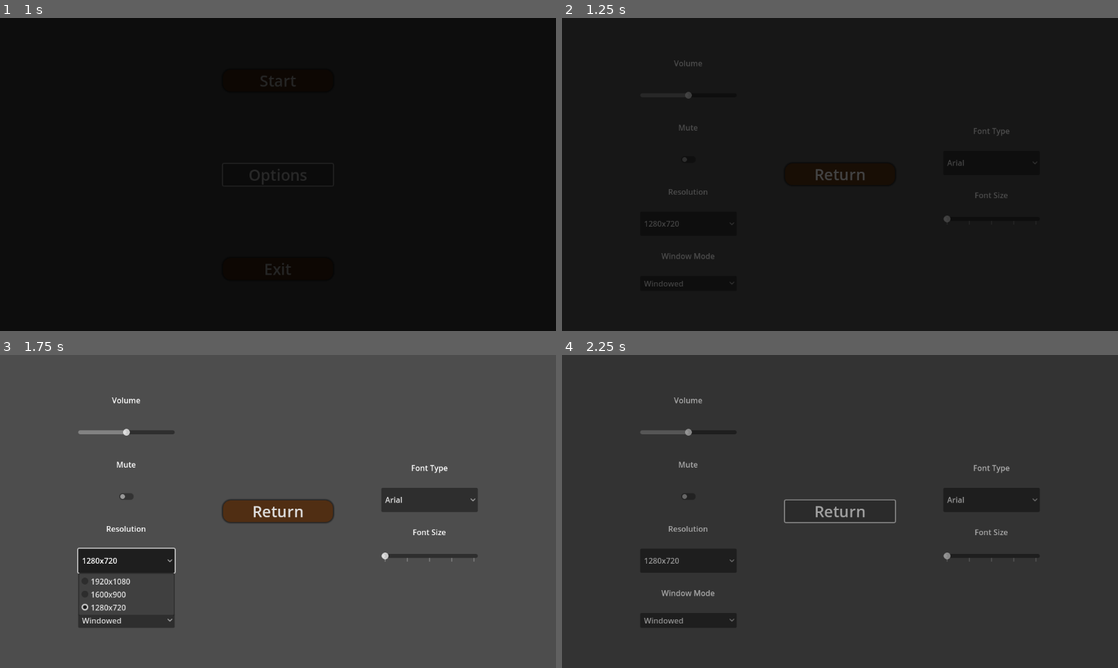
Above: before the commit, frames 1-4 (two rows, left to right).
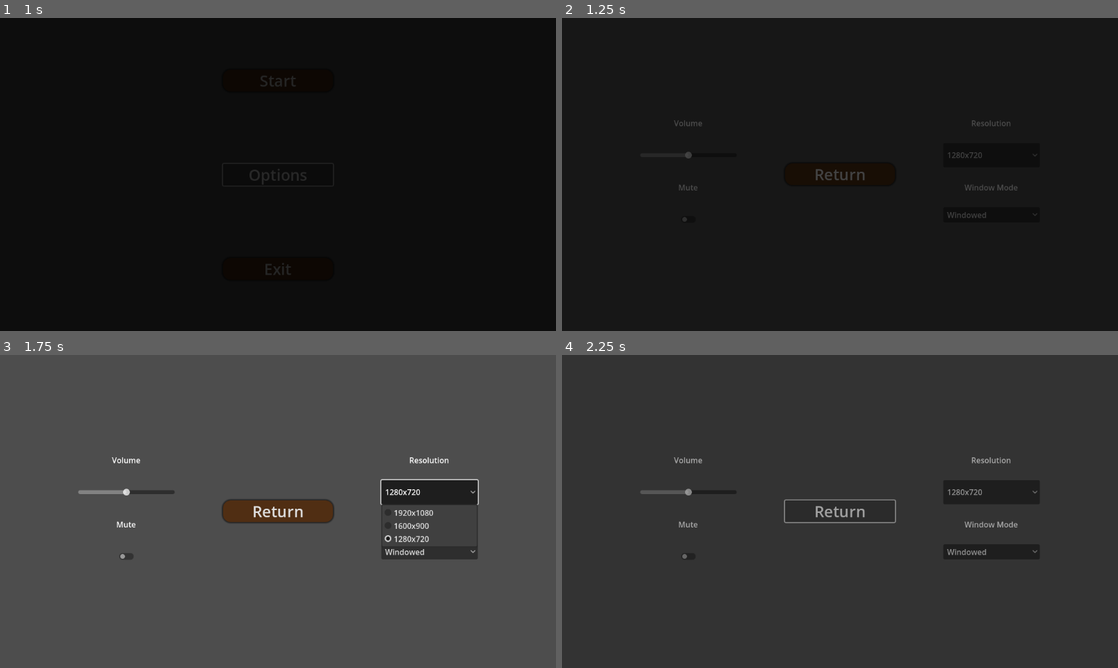
Above: after the commit, the same moments.

Repository: cannnAvar/mavi-oda
Game: Godot game, scene res://main_menu.tscn
The game is run twice, just before and just after one commit, with the same random seed, the same clock (stepped at 60 frames per second) and the same inputs. The engine's default icon, where the game draws it, is replaced by a stand-in: a white triangle on a blue panel in a dark square.
Inputs:
- Up to frame 1 (1 s): click "Options" at 0.5 s
- Up to frame 2 (1.25 s): no input
- Up to frame 3 (1.75 s): click "1280x720" at 1.25 s
- Up to frame 4 (2.25 s): click "Return" at 2 s

Frame 1 is identical in both runs. In frame 2, 0.7% of the frame differs, in the area x 14-86%, y 13-86%; in frame 3, 4.8%, in the area x 13-87%, y 13-88%; in frame 4, 1.2%.

Commit message:
Minor Option Fixes
Removed unused UI elements

Diff:
--- a/options.gd
+++ b/options.gd
@@ -10,6 +10,12 @@
 
 func _on_mute_toggled(toggled_on: bool) -> void:
 	AudioServer.set_bus_mute(0,toggled_on)
+
+
+
+func _on_return_pressed() -> void:
+	ChangeScene.change_scene("res://main_menu.tscn")
+
 
 
 func _on_resolutions_item_selected(index: int) -> void:
@@ -28,15 +34,3 @@
 			DisplayServer.window_set_mode(DisplayServer.WINDOW_MODE_WINDOWED)
 		1:
 			DisplayServer.window_set_mode(DisplayServer.WINDOW_MODE_FULLSCREEN)
-
-func _on_return_pressed() -> void:
-	ChangeScene.change_scene("res://main_menu.tscn")
-
-
-
-func _on_font_types_item_selected(index: int) -> void:
-	pass # Replace with function body.
-
-
-func _on_font_size_slider_value_changed(value: float) -> void:
-	pass # Replace with function body.
--- a/options.tscn
+++ b/options.tscn
@@ -1,6 +1,6 @@
 [gd_scene load_steps=3 format=3 uid="uid://dtuwro7ccrsiv"]
 
-[ext_resource type="Script" uid="uid://c461cfuvtciu1" path="res://ui_elements/options.gd" id="1_n3p6i"]
+[ext_resource type="Script" uid="uid://c461cfuvtciu1" path="res://options.gd" id="1_n3p6i"]
 
 [sub_resource type="StyleBoxFlat" id="StyleBoxFlat_5v8ap"]
 bg_color = Color(0.3137255, 0.18039216, 0.07450981, 1)
@@ -63,37 +63,6 @@
 size_flags_horizontal = 4
 size_flags_vertical = 4
 
-[node name="ResolutionLabel" type="Label" parent="MarginContainer/HBoxContainer/LeftSide"]
-layout_mode = 2
-size_flags_horizontal = 4
-text = "Resolution"
-
-[node name="Resolutions" type="OptionButton" parent="MarginContainer/HBoxContainer/LeftSide"]
-custom_minimum_size = Vector2(0, 50)
-layout_mode = 2
-selected = 2
-item_count = 3
-popup/item_0/text = "1920x1080"
-popup/item_0/id = 0
-popup/item_1/text = "1600x900"
-popup/item_1/id = 1
-popup/item_2/text = "1280x720"
-popup/item_2/id = 2
-
-[node name="WindowModeLabel" type="Label" parent="MarginContainer/HBoxContainer/LeftSide"]
-layout_mode = 2
-size_flags_horizontal = 4
-text = "Window Mode"
-
-[node name="WindowModes" type="OptionButton" parent="MarginContainer/HBoxContainer/LeftSide"]
-layout_mode = 2
-selected = 0
-item_count = 2
-popup/item_0/text = "Windowed"
-popup/item_0/id = 0
-popup/item_1/text = "Fullscreen"
-popup/item_1/id = 1
-
 [node name="Middle" type="VBoxContainer" parent="MarginContainer/HBoxContainer"]
 layout_mode = 2
 size_flags_horizontal = 4
@@ -109,44 +78,45 @@
 text = "Return"
 
 [node name="RightSide" type="VBoxContainer" parent="MarginContainer/HBoxContainer"]
+custom_minimum_size = Vector2(200, 236)
 layout_mode = 2
 size_flags_horizontal = 4
 size_flags_vertical = 4
 theme_override_constants/separation = 30
 
-[node name="FontTypeLabel" type="Label" parent="MarginContainer/HBoxContainer/RightSide"]
+[node name="ResolutionLabel" type="Label" parent="MarginContainer/HBoxContainer/RightSide"]
 layout_mode = 2
 size_flags_horizontal = 4
-text = "Font Type"
+text = "Resolution"
 
-[node name="FontTypes" type="OptionButton" parent="MarginContainer/HBoxContainer/RightSide"]
+[node name="Resolutions" type="OptionButton" parent="MarginContainer/HBoxContainer/RightSide"]
 custom_minimum_size = Vector2(0, 50)
 layout_mode = 2
-selected = 0
+selected = 2
 item_count = 3
-popup/item_0/text = "Arial"
+popup/item_0/text = "1920x1080"
 popup/item_0/id = 0
-popup/item_1/text = "Times New Roman"
+popup/item_1/text = "1600x900"
 popup/item_1/id = 1
-popup/item_2/text = "Pixelated"
+popup/item_2/text = "1280x720"
 popup/item_2/id = 2
 
-[node name="FontSizeLabel" type="Label" parent="MarginContainer/HBoxContainer/RightSide"]
+[node name="WindowModeLabel" type="Label" parent="MarginContainer/HBoxContainer/RightSide"]
 layout_mode = 2
 size_flags_horizontal = 4
-text = "Font Size"
+text = "Window Mode"
 
-[node name="FontSizeSlider" type="HSlider" parent="MarginContainer/HBoxContainer/RightSide"]
-custom_minimum_size = Vector2(200, 0)
+[node name="WindowModes" type="OptionButton" parent="MarginContainer/HBoxContainer/RightSide"]
 layout_mode = 2
-step = 25.0
-tick_count = 5
-ticks_on_borders = true
+selected = 0
+item_count = 2
+popup/item_0/text = "Windowed"
+popup/item_0/id = 0
+popup/item_1/text = "Fullscreen"
+popup/item_1/id = 1
 
 [connection signal="value_changed" from="MarginContainer/HBoxContainer/LeftSide/Volume" to="." method="_on_volume_value_changed"]
 [connection signal="toggled" from="MarginContainer/HBoxContainer/LeftSide/Mute" to="." method="_on_mute_toggled"]
-[connection signal="item_selected" from="MarginContainer/HBoxContainer/LeftSide/Resolutions" to="." method="_on_resolutions_item_selected"]
-[connection signal="item_selected" from="MarginContainer/HBoxContainer/LeftSide/WindowModes" to="." method="_on_window_modes_item_selected"]
 [connection signal="pressed" from="MarginContainer/HBoxContainer/Middle/Return" to="." method="_on_return_pressed"]
-[connection signal="item_selected" from="MarginContainer/HBoxContainer/RightSide/FontTypes" to="." method="_on_font_types_item_selected"]
-[connection signal="value_changed" from="MarginContainer/HBoxContainer/RightSide/FontSizeSlider" to="." method="_on_font_size_slider_value_changed"]
+[connection signal="item_selected" from="MarginContainer/HBoxContainer/RightSide/Resolutions" to="." method="_on_resolutions_item_selected"]
+[connection signal="item_selected" from="MarginContainer/HBoxContainer/RightSide/WindowModes" to="." method="_on_window_modes_item_selected"]
